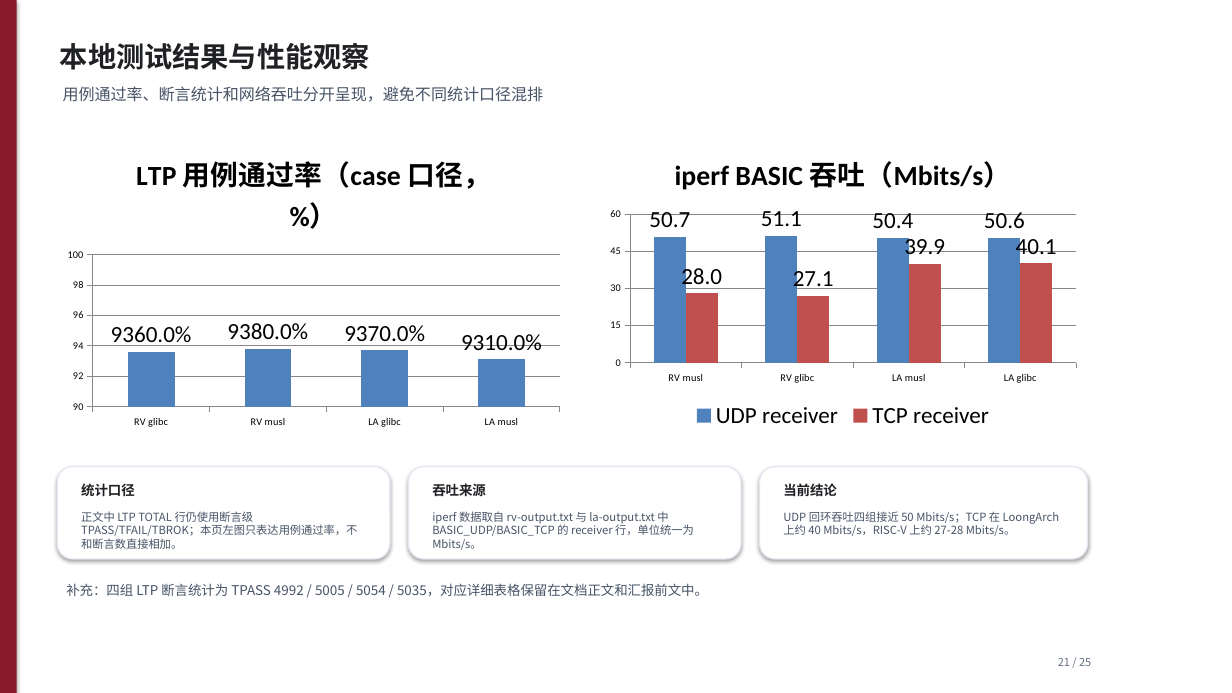
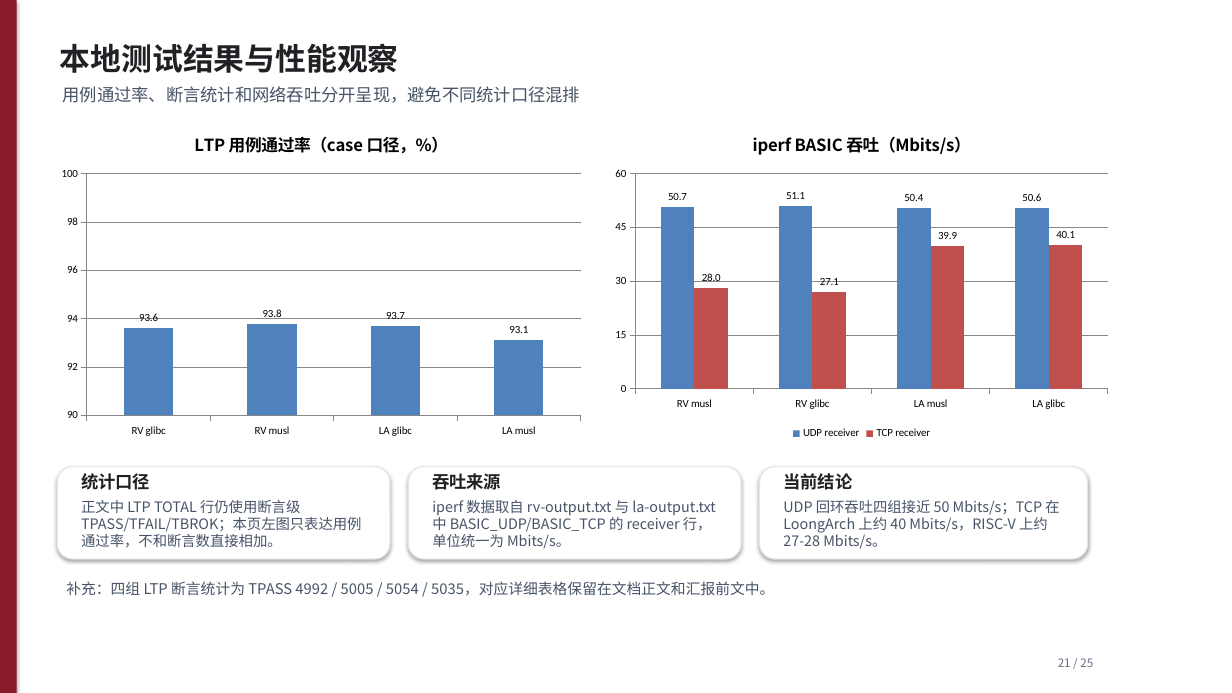
Before and after one commit to Solarpasserby/RespOS, a slide deck: slide 21 of docs/初赛文档/RespOS初赛进展汇报.pptx. Drawn at 1232x693 pixels with LibreOffice and Linux fonts; fonts in the diff are those of the drawing. Boxes give left, top, right and bottom in pixels: in the first picture for what was removed or moved away, otherwise in the second. Text is boxed around its words. In the diff, an @@ line names an element or a change of style, - is before the commit and + after.

```diff
--- a/docs/初赛文档/RespOS初赛进展汇报.pptx
+++ b/docs/初赛文档/RespOS初赛进展汇报.pptx
@@ text "本地测试结果与性能观察" at (60, 43, 399, 73): size 22 to 24 pt @@
@@ text "用例通过率、断言统计和网络吞吐分开呈现，避免不同统计口径混排" at (63, 86, 580, 103): size 12.5 to 13.5 pt @@
@@ column chart at (51, 116, 592, 444) @@
@@ data labels of Series 1 changed @@
@@ category axis changed @@
@@ value axis changed @@
@@ column chart: place and size @@
-column chart at (57, 134, 570, 434)
+column chart at (51, 116, 592, 444)
@@ column chart at (605, 116, 1118, 444) @@
@@ data labels of UDP receiver changed @@
@@ data labels of TCP receiver changed @@
@@ legend changed @@
@@ category axis changed @@
@@ value axis changed @@
@@ column chart: place and size @@
-column chart at (601, 134, 1086, 434)
+column chart at (605, 116, 1118, 444)
@@ 3 texts: place and size @@
-3 texts at (81, 483, 837, 497)
+3 texts at (81, 473, 852, 490)
@@ size 10.5 to 13.5 pt in 3 elements at (81, 473, 150, 490), (432, 473, 501, 490), (783, 473, 852, 490) @@
@@ text "正文中 LTP TOTAL 行仍使用断言级 TPASS/TFAIL/TBROK；本页左图只表达用例通过率，不和断言数直接 ...": place and size @@
-text "正文中 LTP TOTAL 行仍使用断言级 TPASS/TFAIL/TBROK；本页左图只表达用例通过率，不和断言数直接 ..." at (81, 511, 357, 549)
+text "正文中 LTP TOTAL 行仍使用断言级 TPASS/TFAIL/TBROK；本页左图只表达用例通过率，不和断言数直接 ..." at (81, 500, 361, 548)
@@ text "iperf 数据取自 rv-output.txt 与 la-output.txt ...": place and size @@
-text "iperf 数据取自 rv-output.txt 与 la-output.txt ..." at (432, 511, 694, 550)
+text "iperf 数据取自 rv-output.txt 与 la-output.txt ..." at (432, 500, 715, 549)
@@ size 8.8 to 11.2 pt in 3 elements at (81, 500, 361, 548), (432, 500, 715, 549), (783, 500, 1059, 549) @@
@@ text "UDP 回环吞吐四组接近 50 Mbits/s；TCP 在 ...": place and size @@
-text "UDP 回环吞吐四组接近 50 Mbits/s；TCP 在 ..." at (783, 511, 1059, 536)
+text "UDP 回环吞吐四组接近 50 Mbits/s；TCP 在 ..." at (783, 500, 1059, 549)
@@ text "补充：四组 LTP 断言统计为 TPASS 4992 ..." at (66, 581, 774, 596): size 10.5 to 11.5 pt @@
@@ text "21 / 25" at (1058, 658, 1093, 667): size 8.5 to 9 pt @@
```
Also in this commit, not shown: 24 other slides changed.
